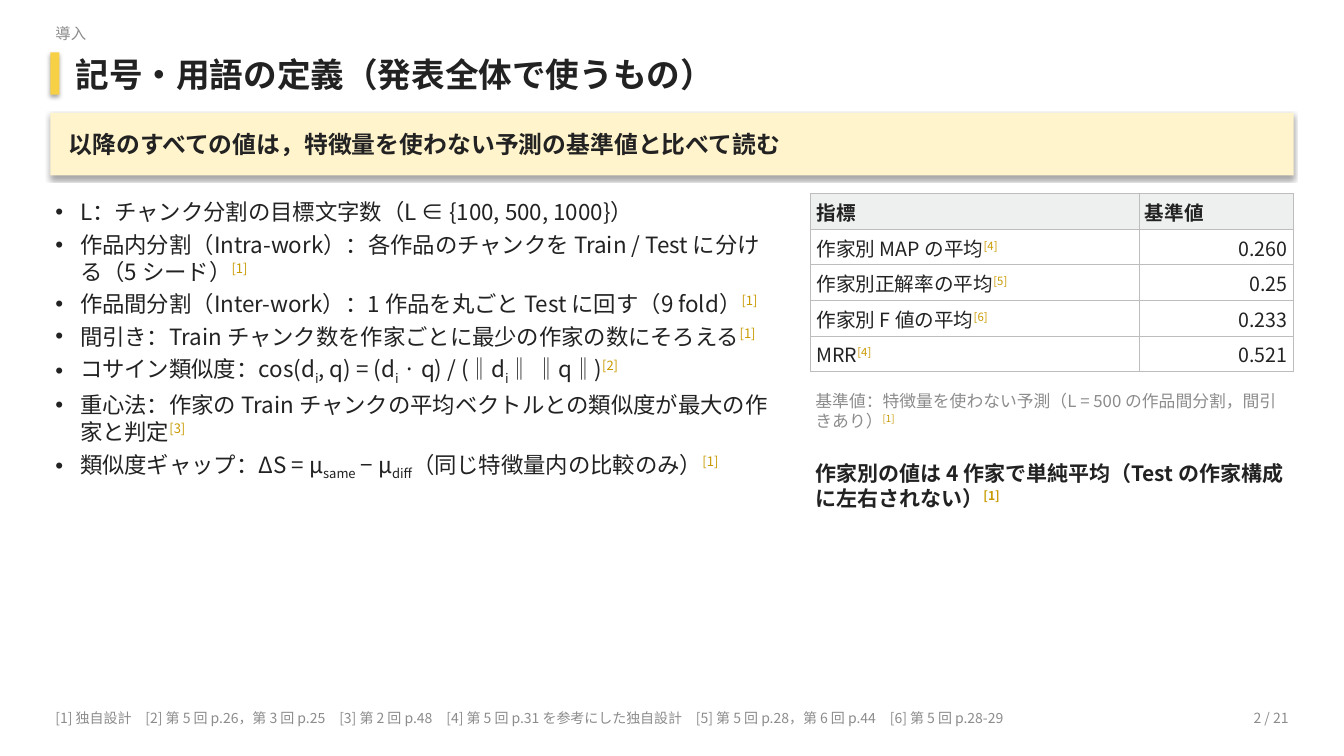
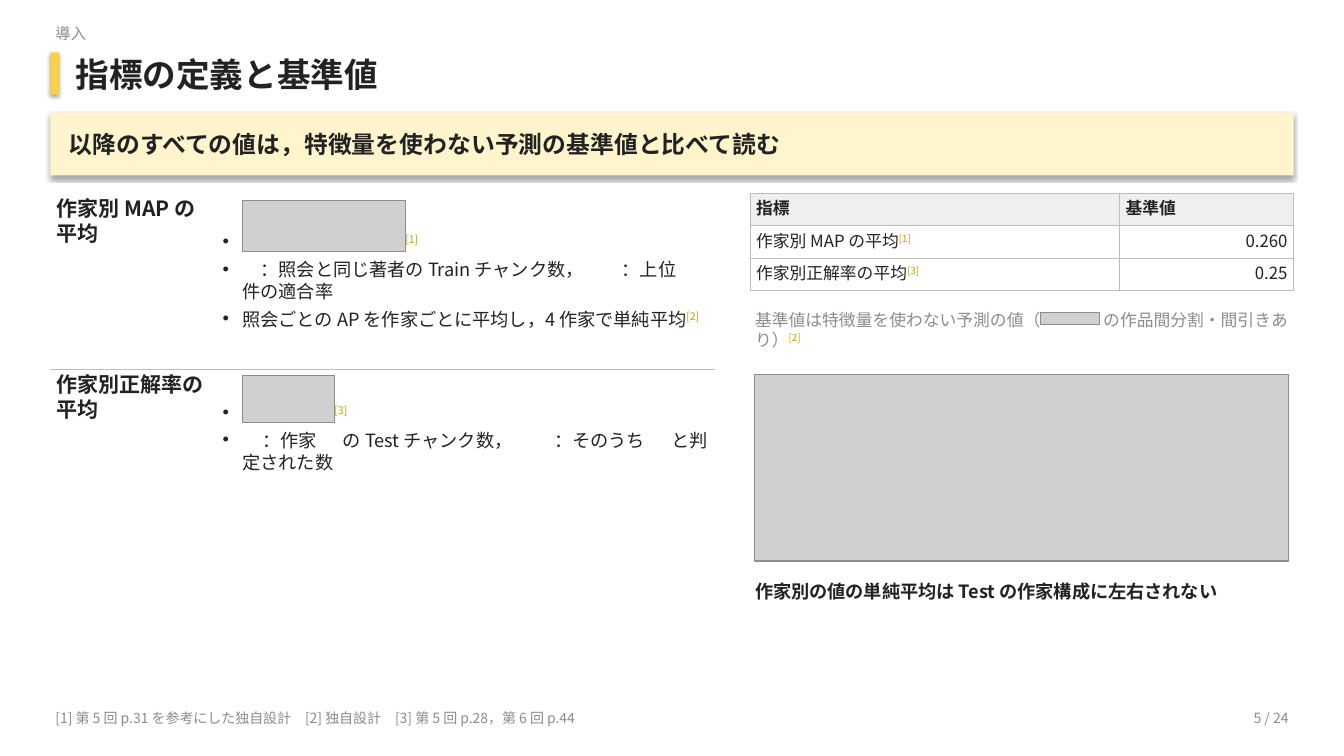
Before and after one commit to matsumoto-af22041/text-author-identifier-nlps, a slide deck: slide 5 of presentation/slides.pptx (slide 2 before the commit). Drawn at 1344x756 pixels with LibreOffice and Linux fonts; fonts in the diff are those of the drawing; grey boxes stand for pictures; background and template pictures are left out. Boxes give left, top, right and bottom in pixels: in the first picture for what was removed or moved away, otherwise in the second. Text is boxed around its words. In the diff, an @@ line names an element or a change of style, - is before the commit and + after.

Commit message:
feat: 発表スライドを講義の要件に合わせて改訂し数式を TeX の画像で組む

```diff
--- a/presentation/slides.pptx
+++ b/presentation/slides.pptx
@@ text at (x1=76, y1=58, x2=378, y2=90): text changed @@
-記号・用語の定義（発表全体で使うもの）
+指標の定義と基準値
@@ table added at (x1=50, y1=194, x2=715, y2=490), 2 rows, 2 columns @@
+作家別 MAP の平均 | [1] / ：照会と同じ著者の Train チャンク数， ：上位 件の適合率 / 照会ごとの AP を作家ごとに平均し，4 作家で単純平均[2]
+作家別正解率の平均 | [3] / ：作家 の Test チャンク数， ：そのうち と判定された数
@@ text removed at (x1=80, y1=201, x2=767, y2=475) @@
-• L：チャンク分割の目標文字数（L ∈ {100, 500, 1000}）
-• 作品内分割（Intra-work）：各作品のチャンクを Train / Test に分ける（5 シード）[1]
-• 作品間分割（Inter-work）：1 作品を丸ごと Test に回す（9 fold）[1]
-• 間引き：Train チャンク数を作家ごとに最少の作家の数にそろえる[1]
-• コサイン類似度：cos(di, q) = (di · q) / (‖di‖ ‖q‖)[2]
-• 重心法：作家の Train チャンクの平均ベクトルとの類似度が最大の作家と判定[3]
-• 類似度ギャップ：ΔS = μsame − μdiff（同じ特徴量内の比較のみ）[1]
@@ picture added at (x1=243, y1=201, x2=406, y2=252) @@
@@ table at (x1=750, y1=194, x2=1295, y2=290) @@
-row 2: 作家別 MAP の平均[4] | 0.260
-row 3: 作家別正解率の平均[5] | 0.25
-row 4: 作家別 F 値の平均[6] | 0.233
-row 5: MRR[4] | 0.521
+row 2: 作家別 MAP の平均[1] | 0.260
+row 3: 作家別正解率の平均[3] | 0.25
@@ table resized from (x1=811, y1=194, x2=1294, y2=372) to (x1=750, y1=194, x2=1295, y2=290) @@
@@ text at (x1=755, y1=312, x2=1288, y2=328): text changed @@
-基準値：特徴量を使わない予測（L = 500 の作品間分割，間引きあり）[1]
+基準値は特徴量を使わない予測の値（ の作品間分割・間引きあり）[2]
@@ picture added at (x1=1041, y1=313, x2=1099, y2=324) @@
@@ picture added at (x1=243, y1=376, x2=335, y2=422) @@
@@ picture added at (x1=755, y1=375, x2=1290, y2=562) @@
@@ text at (x1=755, y1=582, x2=1217, y2=600): text changed; size 15 to 13 pt @@
-作家別の値は 4 作家で単純平均（Test の作家構成に左右されない）[1]
+作家別の値の単純平均は Test の作家構成に左右されない
@@ text at (x1=55, y1=711, x2=575, y2=726): text changed @@
-[1] 独自設計 [2] 第 5 回 p.26，第 3 回 p.25 [3] 第 2 回 p.48 [4] 第 5 回 p.31 を参考にした独自設計 [5] 第 5 回 p.28，第 6 回 p.44 [6] 第 5 回 p.28-29
+[1] 第 5 回 p.31 を参考にした独自設計 [2] 独自設計 [3] 第 5 回 p.28，第 6 回 p.44
@@ text at (x1=1254, y1=712, x2=1289, y2=723): text changed @@
-2 / 21
+5 / 24
```
Also in this commit, not shown: 33 other slides changed, 7 slides added, 2 slides removed, 25 other files.
